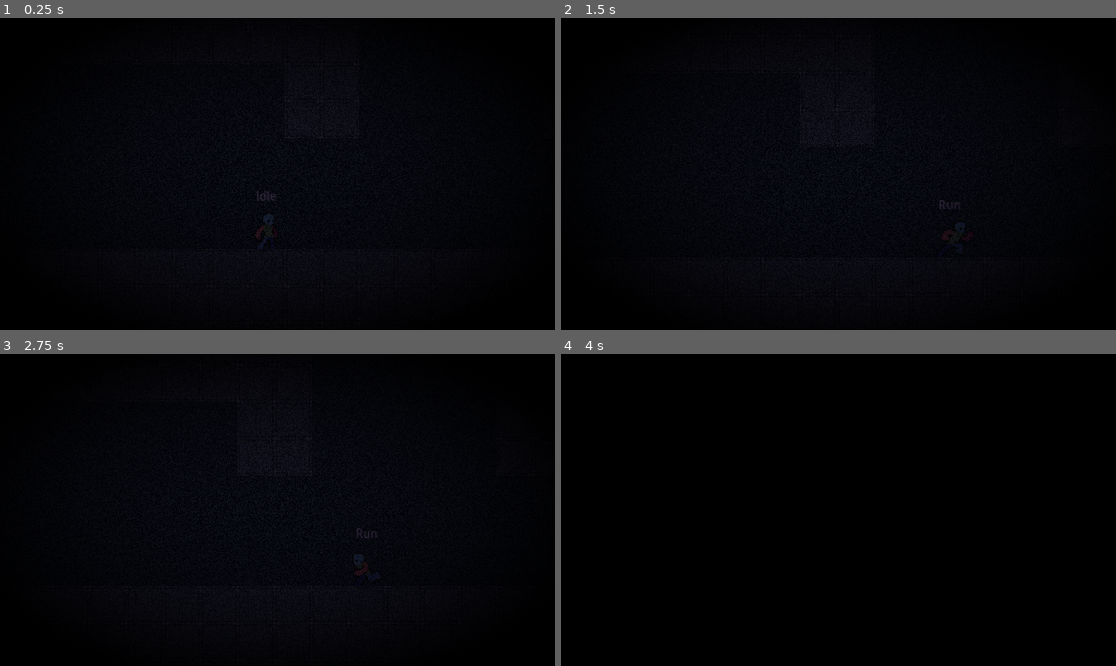
Above: before the commit, frames 1-4 (two rows, left to right).
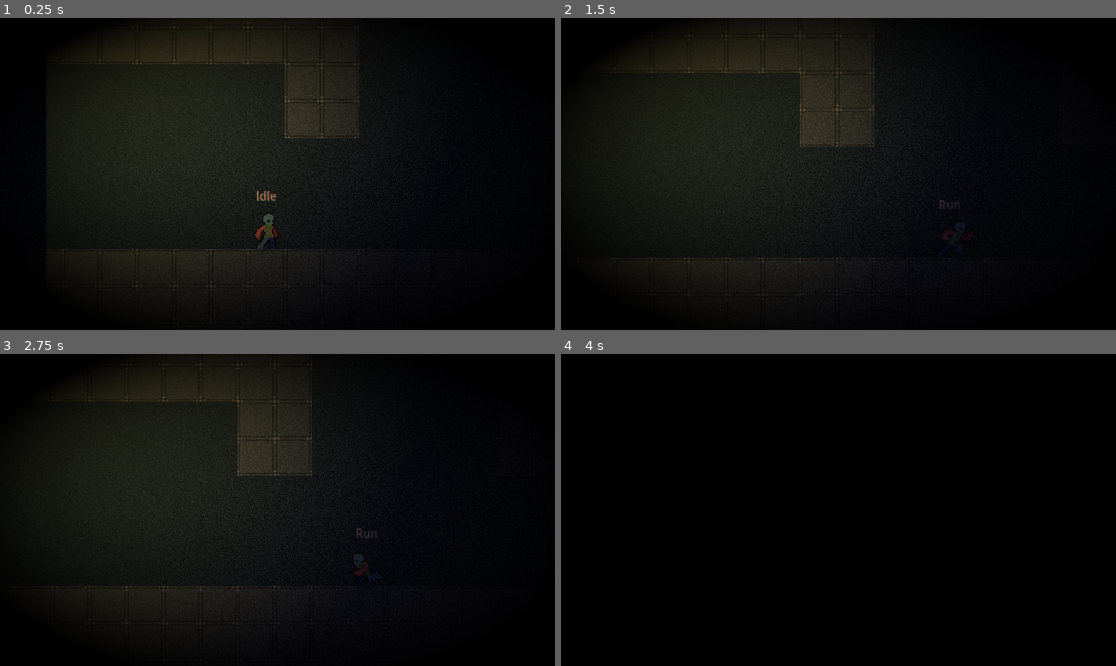
Above: after the commit, the same moments.

Repository: TianJunShi1/harry-forge
Game: Godot game, scene res://main.tscn
Two runs of this game, one before a commit and one after it. Both use one fixed random seed, a clock stepped at 60 frames per second and the inputs below.
Inputs (mouse positions are in pixels of both pictures, inside the frame that each line leads up to):
- Up to frame 1 (0.25 s): no input
- Up to frame 2 (1.5 s): move the mouse to (960, 158) at 0.52 s; hold D (right) from 0.53 s (still down); tap Shift (run) at 0.6, 1.35 s; tap Space (jump) at 0.77 s; move the mouse to (727, 189) at 1.27 s
- Up to frame 3 (2.75 s): tap Space (jump) at 1.52 s; move the mouse to (333, 441) at 2.02 s; release D (right) at 2.03 s; hold A (left) from 2.03 s (still down); tap Shift (run) at 2.1 s
- Up to frame 4 (4 s): move the mouse to (810, 572) at 2.77 s; release A (left) at 2.78 s; hold D (right) from 2.78 s (still down); tap Shift (run) at 2.85, 3.6 s; tap Space (jump) at 3.02, 3.77 s; move the mouse to (1005, 556) at 3.52 s

The runs differ from the first frame. In frame 1, 19% of the frame differs, in the area x 10-65%, y 1-88%; in frame 2, 13%; in frame 3, 11%; in frame 4, nothing differs.

Commit message:
fix(visuals): 重新加回 Level 1 的示例 TorchLight
上一次 push 后 Godot 编辑器打开项目时把 TorchLight 和 Gradient_torch
sub_resources 剥离了（同 pixel_renderer.tscn shader 剥离的原因，
但 TorchLight 本身没有外部依赖，可能是连带受影响）。

重新加回，所有资源都是 sub_resource 内嵌，没有外部引用，
不会再被编辑器剥离。

https://claude.ai/code/session_01AJSbFJj2VUMALu7WGXsoLR

Diff:
--- a/Level/00_chapter1/01.tscn
+++ b/Level/00_chapter1/01.tscn
@@ -22,6 +22,16 @@
 
 [sub_resource type="RectangleShape2D" id="RectangleShape2D_hp1sv"]
 size = Vector2(323.5, 203)
+
+[sub_resource type="Gradient" id="Gradient_torch"]
+colors = PackedColorArray(1.0, 0.85, 0.5, 1.0, 1.0, 0.85, 0.5, 0.0)
+offsets = PackedFloat32Array(0.0, 1.0)
+
+[sub_resource type="GradientTexture2D" id="GradientTexture2D_torch"]
+gradient = SubResource("Gradient_torch")
+width = 128
+height = 128
+fill = 1
 
 [node name="01" type="Node2D" unique_id=159589538]
 
@@ -91,5 +101,12 @@
 target_level_path = "uid://c22q78nbdwaa6"
 target_spawn_id = &"from_chapter1_1"
 
+[node name="TorchLight" type="PointLight2D" parent="." unique_id=741852963]
+position = Vector2(1265, -60)
+texture = SubResource("GradientTexture2D_torch")
+color = Color(1.0, 0.8, 0.45, 1.0)
+energy = 1.4
+texture_scale = 3.0
+
 [editable path="CameraBounds"]
 [editable path="CameraBounds2"]
